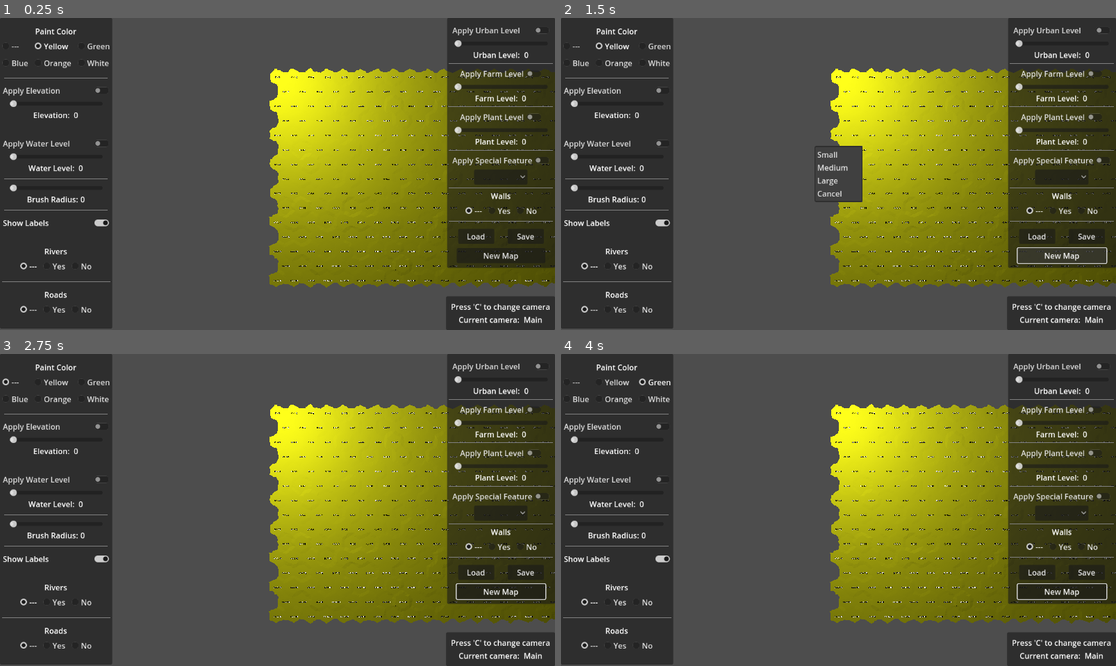
Above: before the commit, frames 1-4 (two rows, left to right).
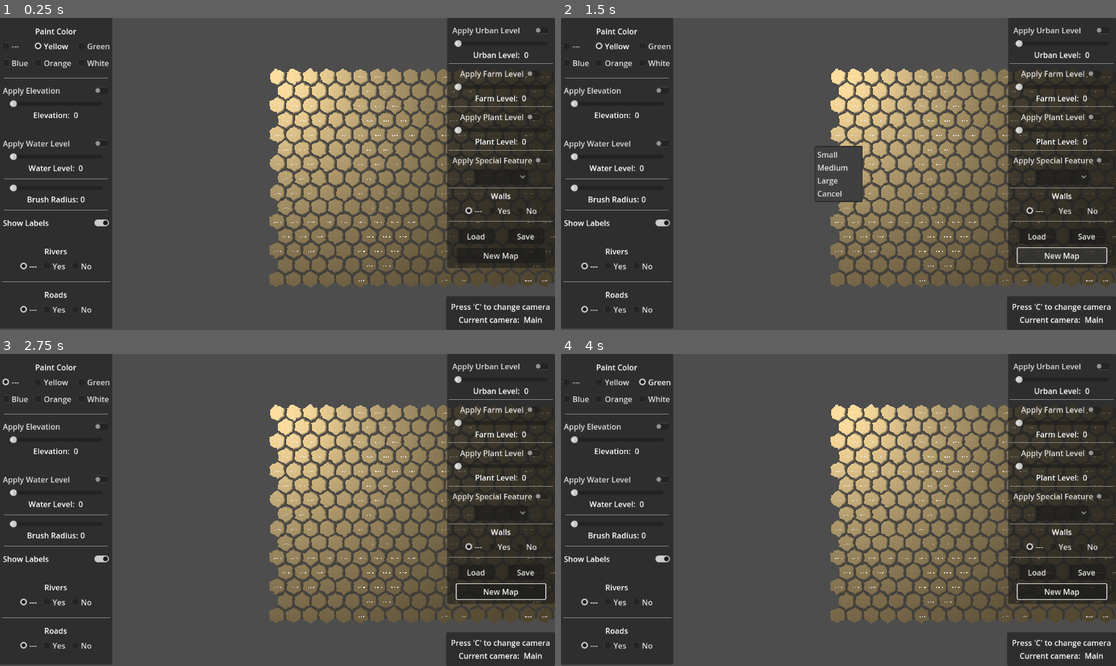
Above: after the commit, the same moments.

Repository: davepruitt/hex_map_godot
Game: Godot game, scene res://scenes/main.tscn
Same seed, same stepped clock (60 frames per second), same inputs: the game is played once before the commit and once after it.
Inputs:
- Up to frame 1 (0.25 s): no input
- Up to frame 2 (1.5 s): click "New Map" at 0.5 s; click "New Map" at 1.25 s
- Up to frame 3 (2.75 s): click "---" at 2 s
- Up to frame 4 (4 s): click "Yellow" at 2.75 s; click "Green" at 3.5 s

The runs differ from the first frame. In frame 1, 24% of the frame differs, in the area x 48-100%, y 16-87%; in frame 2, 23%; in frame 3, 24%; in frame 4, 24%.

Commit message:
Working on getting terrains showing up properly. I've got most of the code in there, but still encountering a couple of bugs.

Diff:
--- a/hex_project_godot/scripts/hex_grid_chunk.gd
+++ b/hex_project_godot/scripts/hex_grid_chunk.gd
@@ -111,6 +111,7 @@
 func _triangulate_cells () -> void:
 	#Begin creation of the terrain mesh
 	_terrain.begin()
+	_terrain.use_terrain_types = true
 
 	#Begin creation of the rivers mesh
 	_rivers.begin()
@@ -259,8 +260,9 @@
 	var color_to_use = (
 		cell.hex_color if HexMetrics.display_mode == Enums.DisplayMode.TerrainColors
 		else HexGridChunk.splat_map_colors[0])
-	_triangulate_edge_strip(m, color_to_use, e, color_to_use)
-	_triangulate_edge_fan(center, m, color_to_use)
+	_triangulate_edge_strip(m, color_to_use, cell.terrain_type_index,
+		e, color_to_use, cell.terrain_type_index)
+	_triangulate_edge_fan(center, m, color_to_use, cell.terrain_type_index)
 
 	#Triangulate the river quads
 	if (not cell.is_underwater):
@@ -333,27 +335,39 @@
 	var color_to_use = (
 		cell.hex_color if HexMetrics.display_mode == Enums.DisplayMode.TerrainColors
 		else HexGridChunk.splat_map_colors[0])
-	_triangulate_edge_strip(m, color_to_use, e, color_to_use)
+	_triangulate_edge_strip(m, color_to_use, cell.terrain_type_index,
+		e, color_to_use, cell.terrain_type_index)
+
+	#Terrain types
+	var terrain_types: Vector3 = Vector3(
+		cell.terrain_type_index,
+		cell.terrain_type_index,
+		cell.terrain_type_index
+	)
 
 	#Second section of trapezoid
 	var t1: HexMeshPrimitive = HexMeshPrimitive.new(HexMeshPrimitive.PrimitiveType.TRIANGLE)
 	t1.add_triangle_perturbed_vertices(center_l, m.v1, m.v2)
 	t1.add_triangle_colors(color_to_use, color_to_use, color_to_use)
+	t1.add_triangle_terrain_types(terrain_types)
 	_terrain.commit_primitive(t1)
 
 	var t2: HexMeshPrimitive = HexMeshPrimitive.new(HexMeshPrimitive.PrimitiveType.QUAD)
 	t2.add_quad_perturbed_vertices(center_l, center, m.v2, m.v3)
 	t2.add_quad_colors(color_to_use, color_to_use, color_to_use, color_to_use)
+	t2.add_quad_terrain_types(terrain_types)
 	_terrain.commit_primitive(t2)
 
 	var t3: HexMeshPrimitive = HexMeshPrimitive.new(HexMeshPrimitive.PrimitiveType.QUAD)
 	t3.add_quad_perturbed_vertices(center, center_r, m.v3, m.v4)
 	t3.add_quad_colors(color_to_use, color_to_use, color_to_use, color_to_use)
+	t3.add_quad_terrain_types(terrain_types)
 	_terrain.commit_primitive(t3)
 
 	var t4: HexMeshPrimitive = HexMeshPrimitive.new(HexMeshPrimitive.PrimitiveType.TRIANGLE)
 	t4.add_triangle_perturbed_vertices(center_r, m.v4, m.v5)
 	t4.add_triangle_colors(color_to_use, color_to_use, color_to_use)
+	t4.add_quad_terrain_types(terrain_types)
 	_terrain.commit_primitive(t4)
 
 	#Form the river quads
@@ -390,8 +404,9 @@
 	var color_to_use = (
 		cell.hex_color if HexMetrics.display_mode == Enums.DisplayMode.TerrainColors
 		else HexGridChunk.splat_map_colors[0])
-	_triangulate_edge_strip(m, color_to_use, e, color_to_use)
-	_triangulate_edge_fan(center, m, color_to_use)
+	_triangulate_edge_strip(m, color_to_use, cell.terrain_type_index,
+		e, color_to_use, cell.terrain_type_index)
+	_triangulate_edge_fan(center, m, color_to_use, cell.terrain_type_index)
 
 	#Add features to this hex
 	if (not cell.is_underwater) and (not cell.has_road_through_edge(direction)):
@@ -446,7 +461,8 @@
 		var color_to_use_2 = (
 			neighbor_cell.hex_color if HexMetrics.display_mode == Enums.DisplayMode.TerrainColors
 			else HexGridChunk.splat_map_colors[1])
-		_triangulate_edge_strip(e1, color_to_use_1, e2, color_to_use_2, has_road)
+		_triangulate_edge_strip(e1, color_to_use_1, cell.terrain_type_index,
+			e2, color_to_use_2, neighbor_cell.terrain_type_index, has_road)
 
 	#Add walls
 	_features.add_wall(e1, cell, e2, neighbor_cell, has_river, has_road)
@@ -483,8 +499,11 @@
 
 	var e2: EdgeVertices = EdgeVertices.terrace_lerp(begin, end, 1)
 	var c2 = HexMetrics.terrace_color_lerp(color_to_use_1, color_to_use_2, 1)
-
-	_triangulate_edge_strip(begin, color_to_use_1, e2, c2, has_road)
+	var t1: float = begin_cell.terrain_type_index
+	var t2: float = end_cell.terrain_type_index
+
+	_triangulate_edge_strip(begin, color_to_use_1, t1,
+		e2, c2, t2, has_road)
 
 	for i in range(2, HexMetrics.TERRACE_STEPS):
 		var e1: EdgeVertices = e2
@@ -492,9 +511,9 @@
 		e2 = EdgeVertices.terrace_lerp(begin, end, i)
 		c2 = HexMetrics.terrace_color_lerp(color_to_use_1, color_to_use_2, i)
 
-		_triangulate_edge_strip(e1, c1, e2, c2, has_road)
-
-	_triangulate_edge_strip(e2, c2, end, color_to_use_2, has_road)
+		_triangulate_edge_strip(e1, c1, t1, e2, c2, t2, has_road)
+
+	_triangulate_edge_strip(e2, c2, t1, end, color_to_use_2, t2, has_road)
 
 func _triangulate_corner (
 	bottom: Vector3, bottom_cell: HexCell,
@@ -533,9 +552,16 @@
 			right_cell.hex_color if HexMetrics.display_mode == Enums.DisplayMode.TerrainColors
 			else HexGridChunk.splat_map_colors[2])
 
+		var terrain_types: Vector3 = Vector3(
+			bottom_cell.terrain_type_index,
+			left_cell.terrain_type_index,
+			right_cell.terrain_type_index
+		)
+
 		var t1: HexMeshPrimitive = HexMeshPrimitive.new(HexMeshPrimitive.PrimitiveType.TRIANGLE)
 		t1.add_triangle_perturbed_vertices(bottom, left, right)
 		t1.add_triangle_colors(color_to_use_1, color_to_use_2, color_to_use_3)
+		t1.add_triangle_terrain_types(terrain_types)
 		_terrain.commit_primitive(t1)
 
 	#Add walls
@@ -561,10 +587,17 @@
 	var c3: Color = HexMetrics.terrace_color_lerp(color_to_use_1, color_to_use_2, 1)
 	var c4: Color = HexMetrics.terrace_color_lerp(color_to_use_1, color_to_use_3, 1)
 
+	var terrain_types: Vector3 = Vector3(
+		begin_cell.terrain_type_index,
+		left_cell.terrain_type_index,
+		right_cell.terrain_type_index
+	)
+
 	#The bottom triangle
 	var t1: HexMeshPrimitive = HexMeshPrimitive.new(HexMeshPrimitive.PrimitiveType.TRIANGLE)
 	t1.add_triangle_perturbed_vertices(begin, v3, v4)
 	t1.add_triangle_colors(color_to_use_1, c3, c4)
+	t1.add_triangle_terrain_types(terrain_types)
 	_terrain.commit_primitive(t1)
 
 	#The steps inbetween
@@ -582,12 +615,14 @@
 		var q1: HexMeshPrimitive = HexMeshPrimitive.new(HexMeshPrimitive.PrimitiveType.QUAD)
 		q1.add_quad_perturbed_vertices(v1, v2, v3, v4)
 		q1.add_quad_colors(c1, c2, c3, c4)
+		t1.add_quad_terrain_types(terrain_types)
 		_terrain.commit_primitive(q1)
 
 	#The top quad
 	var q2: HexMeshPrimitive = HexMeshPrimitive.new(HexMeshPrimitive.PrimitiveType.QUAD)
 	q2.add_quad_perturbed_vertices(v3, v4, left, right)
 	q2.add_quad_colors(c3, c4, color_to_use_2, color_to_use_3)
+	q2.add_quad_terrain_types(terrain_types)
 	_terrain.commit_primitive(q2)
 
 func _triangulate_corner_terrace_cliff (
@@ -612,14 +647,25 @@
 	var boundary: Vector3 = HexMetrics.perturb(begin).lerp(HexMetrics.perturb(right), b)
 	var boundary_color: Color = color_to_use_1.lerp(color_to_use_3, b)
 
-	_triangulate_boundary_triangle(begin, begin_cell, color_to_use_1, left, left_cell, color_to_use_2, boundary, boundary_color)
+	var terrain_types: Vector3 = Vector3(
+		begin_cell.terrain_type_index,
+		left_cell.terrain_type_index,
+		right_cell.terrain_type_index
+	)
+
+	_triangulate_boundary_triangle(begin, begin_cell, color_to_use_1,
+		left, left_cell, color_to_use_2,
+		boundary, boundary_color, terrain_types)
 
 	if (left_cell.get_edge_type_from_other_cell(right_cell) == Enums.HexEdgeType.Slope):
-		_triangulate_boundary_triangle(left, left_cell, color_to_use_2, right, right_cell, color_to_use_3, boundary, boundary_color)
+		_triangulate_boundary_triangle(left, left_cell, color_to_use_2,
+			right, right_cell, color_to_use_3,
+			boundary, boundary_color, terrain_types)
 	else:
 		var t1: HexMeshPrimitive = HexMeshPrimitive.new(HexMeshPrimitive.PrimitiveType.TRIANGLE)
 		t1.add_triangle_unperturbed_vertices(HexMetrics.perturb(left), HexMetrics.perturb(right), boundary)
 		t1.add_triangle_colors(color_to_use_2, color_to_use_3, boundary_color)
+		t1.add_triangle_terrain_types(terrain_types)
 		_terrain.commit_primitive(t1)
 
 func _triangulate_corner_cliff_terrace (
@@ -644,20 +690,31 @@
 	var boundary: Vector3 = HexMetrics.perturb(begin).lerp(HexMetrics.perturb(left), b)
 	var boundary_color: Color = color_to_use_1.lerp(color_to_use_2, b)
 
-	_triangulate_boundary_triangle(right, right_cell, color_to_use_3, begin, begin_cell, color_to_use_1, boundary, boundary_color)
+	var terrain_types: Vector3 = Vector3(
+		begin_cell.terrain_type_index,
+		left_cell.terrain_type_index,
+		right_cell.terrain_type_index
+	)
+
+	_triangulate_boundary_triangle(right, right_cell, color_to_use_3,
+		begin, begin_cell, color_to_use_1,
+		boundary, boundary_color, terrain_types)
 
 	if (left_cell.get_edge_type_from_other_cell(right_cell) == Enums.HexEdgeType.Slope):
-		_triangulate_boundary_triangle(left, left_cell, color_to_use_2, right, right_cell, color_to_use_3, boundary, boundary_color)
+		_triangulate_boundary_triangle(left, left_cell, color_to_use_2,
+			right, right_cell, color_to_use_3,
+			boundary, boundary_color, terrain_types)
 	else:
 		var t1: HexMeshPrimitive = HexMeshPrimitive.new(HexMeshPrimitive.PrimitiveType.TRIANGLE)
 		t1.add_triangle_unperturbed_vertices(HexMetrics.perturb(left), HexMetrics.perturb(right), boundary)
 		t1.add_triangle_colors(color_to_use_2, color_to_use_3, boundary_color)
+		t1.add_triangle_terrain_types(terrain_types)
 		_terrain.commit_primitive(t1)
 
 func _triangulate_boundary_triangle (
 	begin: Vector3, begin_cell: HexCell, begin_splat_color: Color,
 	left: Vector3, left_cell: HexCell, left_splat_color: Color,
-	boundary: Vector3, boundary_color: Color) -> void:
+	boundary: Vector3, boundary_color: Color, terrain_types: Vector3) -> void:
 
 	var begin_color = (
 		begin_cell.hex_color if HexMetrics.display_mode == Enums.DisplayMode.TerrainColors
@@ -672,6 +729,7 @@
 	var t1: HexMeshPrimitive = HexMeshPrimitive.new(HexMeshPrimitive.PrimitiveType.TRIANGLE)
 	t1.add_triangle_unperturbed_vertices(HexMetrics.perturb(begin), v2, boundary)
 	t1.add_triangle_colors(begin_color, c2, boundary_color)
+	t1.add_triangle_terrain_types(terrain_types)
 	_terrain.commit_primitive(t1)
 
 	for i in range(2, HexMetrics.TERRACE_STEPS):
@@ -684,58 +742,73 @@
 		var t2: HexMeshPrimitive = HexMeshPrimitive.new(HexMeshPrimitive.PrimitiveType.TRIANGLE)
 		t2.add_triangle_unperturbed_vertices(v1, v2, boundary)
 		t2.add_triangle_colors(c1, c2, boundary_color)
+		t2.add_triangle_terrain_types(terrain_types)
 		_terrain.commit_primitive(t2)
 
 	var t3: HexMeshPrimitive = HexMeshPrimitive.new(HexMeshPrimitive.PrimitiveType.TRIANGLE)
 	t3.add_triangle_unperturbed_vertices(v2, HexMetrics.perturb(left), boundary)
 	t3.add_triangle_colors(c2, left_color, boundary_color)
+	t3.add_triangle_terrain_types(terrain_types)
 	_terrain.commit_primitive(t3)
 
 func _triangulate_edge_fan (
-	center: Vector3, edge: EdgeVertices, color: Color) -> void:
+	center: Vector3, edge: EdgeVertices, color: Color, terrain_type: float) -> void:
+
+	var terrain_types: Vector3 = Vector3(terrain_type, terrain_type, terrain_type)
 
 	var t1: HexMeshPrimitive = HexMeshPrimitive.new(HexMeshPrimitive.PrimitiveType.TRIANGLE)
 	t1.add_triangle_perturbed_vertices(center, edge.v1, edge.v2)
 	t1.add_triangle_colors(color, color, color)
+	t1.add_triangle_terrain_types(terrain_types)
 	_terrain.commit_primitive(t1)
 
 	var t2: HexMeshPrimitive = HexMeshPrimitive.new(HexMeshPrimitive.PrimitiveType.TRIANGLE)
 	t2.add_triangle_perturbed_vertices(center, edge.v2, edge.v3)
 	t2.add_triangle_colors(color, color, color)
+	t2.add_triangle_terrain_types(terrain_types)
 	_terrain.commit_primitive(t2)
 
 	var t3: HexMeshPrimitive = HexMeshPrimitive.new(HexMeshPrimitive.PrimitiveType.TRIANGLE)
 	t3.add_triangle_perturbed_vertices(center, edge.v3, edge.v4)
 	t3.add_triangle_colors(color, color, color)
+	t3.add_triangle_terrain_types(terrain_types)
 	_terrain.commit_primitive(t3)
 
 	var t4: HexMeshPrimitive = HexMeshPrimitive.new(HexMeshPrimitive.PrimitiveType.TRIANGLE)
 	t4.add_triangle_perturbed_vertices(center, edge.v4, edge.v5)
 	t4.add_triangle_colors(color, color, color)
+	t4.add_triangle_terrain_types(terrain_types)
 	_terrain.commit_primitive(t4)
 
 func _triangulate_edge_strip (
-	e1: EdgeVertices, c1: Color, e2: EdgeVertices, c2: Color,
+	e1: EdgeVertices, c1: Color, terrain_type_1: float,
+	e2: EdgeVertices, c2: Color, terrain_type_2: float,
 	has_road: bool = false) -> void:
+
+	var terrain_types: Vector3 = Vector3(terrain_type_1, terrain_type_2, terrain_type_1)
 
 	var t1: HexMeshPrimitive = HexMeshPrimitive.new(HexMeshPrimitive.PrimitiveType.QUAD)
 	t1.add_quad_perturbed_vertices(e1.v1, e1.v2, e2.v1, e2.v2)
 	t1.add_quad_colors(c1, c1, c2, c2)
+	t1.add_quad_terrain_types(terrain_types)
 	_terrain.commit_primitive(t1)
 
 	var t2: HexMeshPrimitive = HexMeshPrimitive.new(HexMeshPrimitive.PrimitiveType.QUAD)
 	t2.add_quad_perturbed_vertices(e1.v2, e1.v3, e2.v2, e2.v3)
 	t2.add_quad_colors(c1, c1, c2, c2)
+	t2.add_quad_terrain_types(terrain_types)
 	_terrain.commit_primitive(t2)
 
 	var t3: HexMeshPrimitive = HexMeshPrimitive.new(HexMeshPrimitive.PrimitiveType.QUAD)
 	t3.add_quad_perturbed_vertices(e1.v3, e1.v4, e2.v3, e2.v4)
 	t3.add_quad_colors(c1, c1, c2, c2)
+	t3.add_quad_terrain_types(terrain_types)
 	_terrain.commit_primitive(t3)
 
 	var t4: HexMeshPrimitive = HexMeshPrimitive.new(HexMeshPrimitive.PrimitiveType.QUAD)
 	t4.add_quad_perturbed_vertices(e1.v4, e1.v5, e2.v4, e2.v5)
 	t4.add_quad_colors(c1, c1, c2, c2)
+	t4.add_quad_terrain_types(terrain_types)
 	_terrain.commit_primitive(t4)
 
 	if (has_road):
@@ -823,7 +896,7 @@
 	var color_to_use = (
 		cell.hex_color if HexMetrics.display_mode == Enums.DisplayMode.TerrainColors
 		else HexGridChunk.splat_map_colors[0])
-	_triangulate_edge_fan(center, e, color_to_use)
+	_triangulate_edge_fan(center, e, color_to_use, cell.terrain_type_index)
 
 	if (cell.has_roads):
 		var interpolators: Vector2 = _get_road_interpolators(direction, cell)
--- a/hex_project_godot/scripts/hex_mesh.gd
+++ b/hex_project_godot/scripts/hex_mesh.gd
@@ -17,6 +17,8 @@
 
 var use_uv2_coordinates: bool = false
 
+var use_terrain_types: bool = false
+
 #endregion
 
 #region Overrides
@@ -33,7 +35,8 @@
 	_surface_tool.begin(Mesh.PRIMITIVE_TRIANGLES);
 
 	#Set the first custom channel to be RGB float
-	_surface_tool.set_custom_format(0, SurfaceTool.CUSTOM_RGB_FLOAT);
+	if (use_terrain_types):
+		_surface_tool.set_custom_format(0, SurfaceTool.CUSTOM_RGBA_FLOAT);
 
 	#Set the smooth group to -1, which produces flat normals for the mesh
 	_surface_tool.set_smooth_group(-1)
--- a/hex_project_godot/scripts/hex_mesh_primitive.gd
+++ b/hex_project_godot/scripts/hex_mesh_primitive.gd
@@ -18,7 +18,7 @@
 
 var _uv2: Array[Vector2] = []
 
-var _terrain_type_index: Array[int] = []
+var _terrain_types: Array[Vector3] = []
 
 #endregion
 
@@ -102,16 +102,16 @@
 	_uv2.append(v3)
 	_uv2.append(v4)
 
-func add_triangle_terrain_index (t1: int, t2: int, t3: int) -> void:
-	_terrain_type_index.append(t1)
-	_terrain_type_index.append(t2)
-	_terrain_type_index.append(t3)
+func add_triangle_terrain_types (terrain_types: Vector3) -> void:
+	_terrain_types.append(terrain_types)
+	_terrain_types.append(terrain_types)
+	_terrain_types.append(terrain_types)
 
-func add_quad_terrain_index (t1: int, t2: int, t3: int, t4: int) -> void:
-	_terrain_type_index.append(t1)
-	_terrain_type_index.append(t2)
-	_terrain_type_index.append(t3)
-	_terrain_type_index.append(t4)
+func add_quad_terrain_types (terrain_types: Vector3) -> void:
+	_terrain_types.append(terrain_types)
+	_terrain_types.append(terrain_types)
+	_terrain_types.append(terrain_types)
+	_terrain_types.append(terrain_types)
 
 func commit (st: SurfaceTool) -> void:
 	if (_primitive_type == PrimitiveType.QUAD):
@@ -141,8 +141,10 @@
 		st.set_uv2(uv2)
 
 	#Set the terrain index of the vertex
-	if (len(_terrain_type_index) > vertex_idx):
-		pass
+	if (len(_terrain_types) > vertex_idx):
+		var t: Vector3 = _terrain_types[vertex_idx]
+		var c: Color = Color(t.x, t.y, t.z, 0);
+		st.set_custom(0, c)
 
 	#Add the vertex itself
 	if (len(_vertices) > vertex_idx):
--- a/hex_project_godot/scripts/hex_metrics.gd
+++ b/hex_project_godot/scripts/hex_metrics.gd
@@ -96,7 +96,7 @@
 ## This array is populated upon initialization of the application
 static var colors: Array[Color] = []
 
-static var display_mode: Enums.DisplayMode = Enums.DisplayMode.TerrainColors
+static var display_mode: Enums.DisplayMode = Enums.DisplayMode.TerrainTextures
 
 #endregion
 
--- a/hex_project_godot/shaders/hex_cell_terrain_shader.gdshader
+++ b/hex_project_godot/shaders/hex_cell_terrain_shader.gdshader
@@ -2,16 +2,32 @@
 
 uniform sampler2DArray terrain_texture_2d_array:source_color;
 varying vec3 world_position;
+varying vec3 terrain_index;
+
+vec4 get_terrain_color (vec4 color, vec3 wp, int index)
+{
+	vec2 uv = wp.xz * 10.0 * 0.02;
+	vec3 uvw = vec3(uv, terrain_index[index]);
+	vec4 c = texture(terrain_texture_2d_array, uvw);
+	return c * color[index];
+}
 
 void vertex() {
+	//Get the world position
 	world_position = (MODEL_MATRIX * vec4(VERTEX, 1.0)).xyz;
 	world_position.x *= 10.0;
 	world_position.z *= 10.0;
+
+	//Get the terrain index
+	terrain_index = CUSTOM0.xyz;
 }
 
 void fragment() {
-	vec2 uv = (world_position.xz * 10.0) * 0.02;
-	vec4 c = texture(terrain_texture_2d_array, vec3(uv, 0));
+	//vec2 uv = (world_position.xz * 10.0) * 0.02;
+	//vec4 c = texture(terrain_texture_2d_array, vec3(uv, 0));
+	vec4 c = get_terrain_color(COLOR, world_position, 0); +
+		get_terrain_color(COLOR, world_position, 1) +
+		get_terrain_color(COLOR, world_position, 2);
 	ALBEDO = c.rgb;// * COLOR.rgb;
 	ALPHA = c.a;
 }
